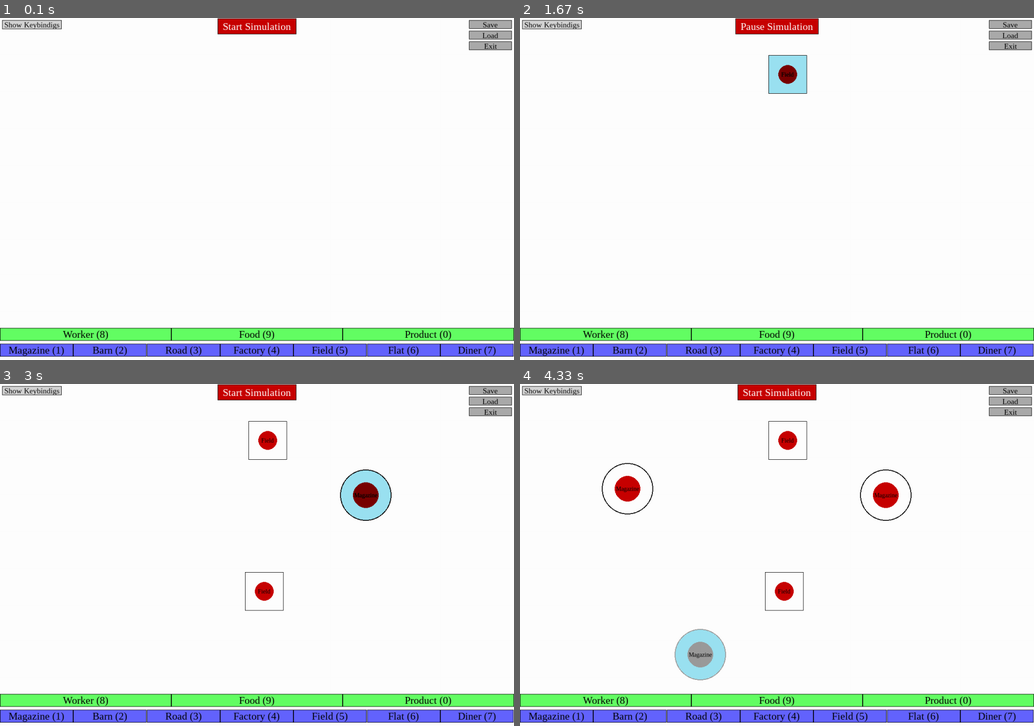
Above: before the commit, frames 1-4 (two rows, left to right).
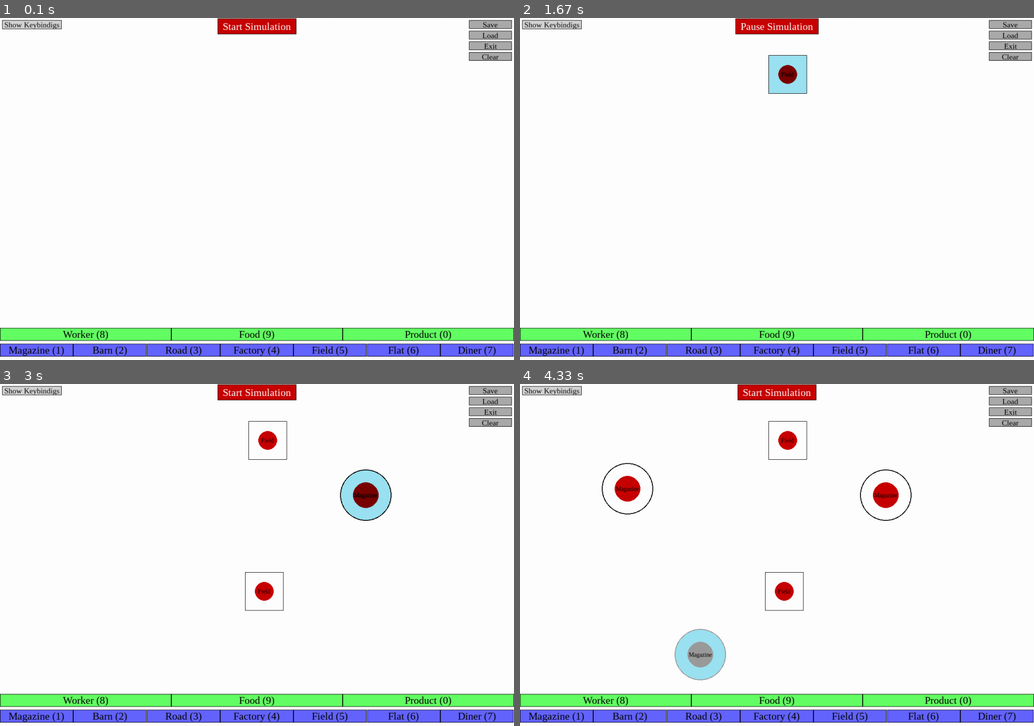
Above: after the commit, the same moments.

Repository: AvanaPY/SimSims
Game: pygame game, started from __main__.py
Same seed, same stepped clock (60 frames per second), same inputs: the game is played once before the commit and once after it.
Inputs (mouse positions are in pixels of both pictures, inside the frame that each line leads up to):
- Up to frame 1 (0.1 s): no input
- Up to frame 2 (1.67 s): tap Space at 0.33 s; click (828, 264) at 0.72 s; tap 5 at 1 s; click (787, 72) at 1.38 s
- Up to frame 3 (3 s): tap Space at 1.73, 2.03, 2.23 s; click (262, 589) at 1.75 s; tap 1 at 1.82 s; click (390, 609) at 2.25 s; tap S at 2.32 s; tap  at 2.5 s; click (364, 493) at 2.88 s
- Up to frame 4 (4.33 s): tap Space at 3.23, 3.53, 4.07 s; click (627, 486) at 3.25 s; tap S at 3.32 s; right-click (962, 633) at 3.72 s; click (699, 654) at 4.08 s; tap 1 at 4.15 s

The runs differ from the first frame. In frame 1, 0.2% of the frame differs, in the area x 91-100%, y 10-13%; in frame 2, 0.2%; in frame 3, 0.2%; in frame 4, 0.2%.

Commit message:
Clear button and border_width works properly

Diff:
--- a/sim_assets/map.py
+++ b/sim_assets/map.py
@@ -171,6 +171,8 @@
             col = colour_linear_interpolation(start_col, end_col, walked / length)
             pygame.draw.line(surface, col, b_points[i], b_points[i + 1], 3)
 
+    def clear(self):
+        self._places.clear()
     def json(self):
         """
             Returns a json object representing the map.
--- a/sim_assets/ui.py
+++ b/sim_assets/ui.py
@@ -68,7 +68,8 @@
         # Create the final surface and apply the background colour and border
         blit = pygame.Surface(self._dims, pygame.SRCALPHA, 32).convert_alpha()
         blit.fill(background_colour)
-        pygame.draw.rect(blit, border_colour, pygame.Rect(0, 0, self._dims[0], self._dims[1]), border_width)
+        if border_width > 0:
+            pygame.draw.rect(blit, border_colour, pygame.Rect(0, 0, self._dims[0], self._dims[1]), border_width)
 
         # Blit the text to it
         blit.blit(txt_blit, (self._dims[0] / 2 - txt_dims[0] / 2, self._dims[1] / 2 - txt_dims[1] / 2))
@@ -217,7 +218,8 @@
         self._calculate_width()
         self._blit = pygame.Surface(self._dims, pygame.SRCALPHA, 32).convert_alpha()
         self._blit.fill(self._background_colour)
-        pygame.draw.rect(self._blit, self._border_colour, pygame.Rect(0, 0, *self.dims), self._border_width)
+        if self._border_width > 0:
+            pygame.draw.rect(self._blit, self._border_colour, pygame.Rect(0, 0, *self.dims), self._border_width)
 
         for cont in self._content:
             self._blit.blit(cont.blit, cont.pos)
--- a/simsims.py
+++ b/simsims.py
@@ -83,12 +83,16 @@
         self._exit_button = Button('Exit', self._mid_font, (dims[0] - w - 5, h * 2 + 15), (w, h), func=lambda:self.exit(),
                                     background_colour=(40, 40, 40, 100), text_colour=(0, 0, 0), centered=False,
                                     keybinding=keybindings.EXIT)
+        self._clear_button = Button('Clear', self._mid_font, (dims[0] - w - 5, h * 3 + 20), (w, h), func=lambda:self._map.clear(),
+                                    background_colour=(40, 40, 40, 100), text_colour=(0, 0, 0), centered=False,
+                                    keybinding=keybindings.EXIT)
         self._ui.add_button(self._save_button)
         self._ui.add_button(self._load_button)
         self._ui.add_button(self._exit_button)
-
-        w, h = 200, dims[1] - self._save_button.dims[1] - self._load_button.dims[1] - self._exit_button.dims[1] - 20
-        self._load_panel = Panel((dims[0] - w, dims[1] - h ), (w, h), expand=False)
+        self._ui.add_button(self._clear_button)
+
+        w, h = 200, dims[1] - self._save_button.dims[1] - self._load_button.dims[1] - self._exit_button.dims[1] - self._clear_button.dims[1] - 20
+        self._load_panel = Panel((dims[0] - w, dims[1] - h ), (w, h), expand=False, background_colour=(200, 200, 200, 200), content_offset=2, border_width=0)
 
         h = 20
         self._load_panel.hide()
@@ -299,4 +303,5 @@
         self._load_panel.clear()
         for l in os.listdir(self._save_dir):
             name = l
-            self._load_panel.add_button(text=l, font=self._mid_font, dims=(self._load_panel.dims[0], content_height), func=self._load, arg=[l])
+            self._load_panel.add_button(text=l, font=self._mid_font, dims=(self._load_panel.dims[0], content_height), func=self._load, arg=[l],
+                                        background_colour=(140, 140, 140))
